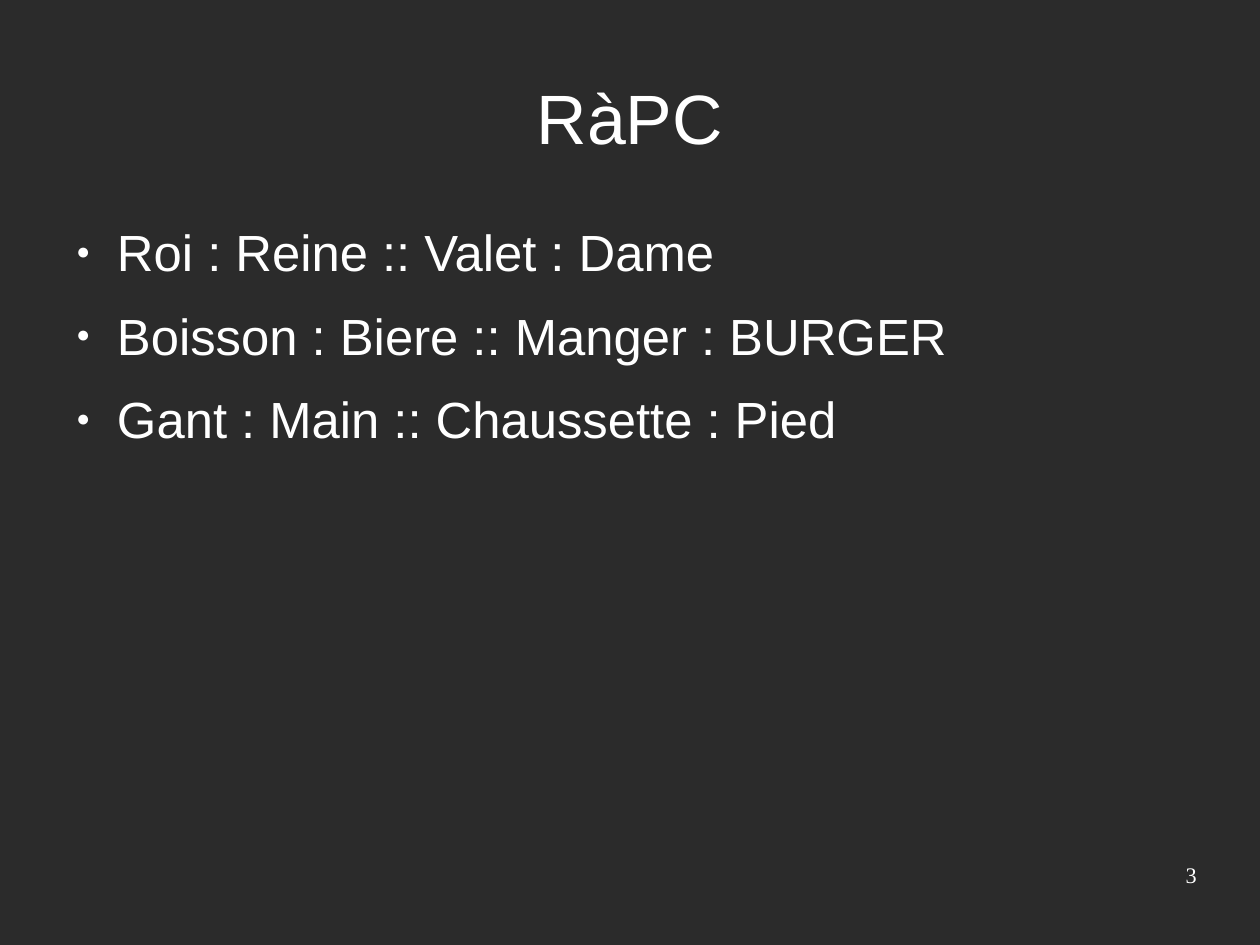
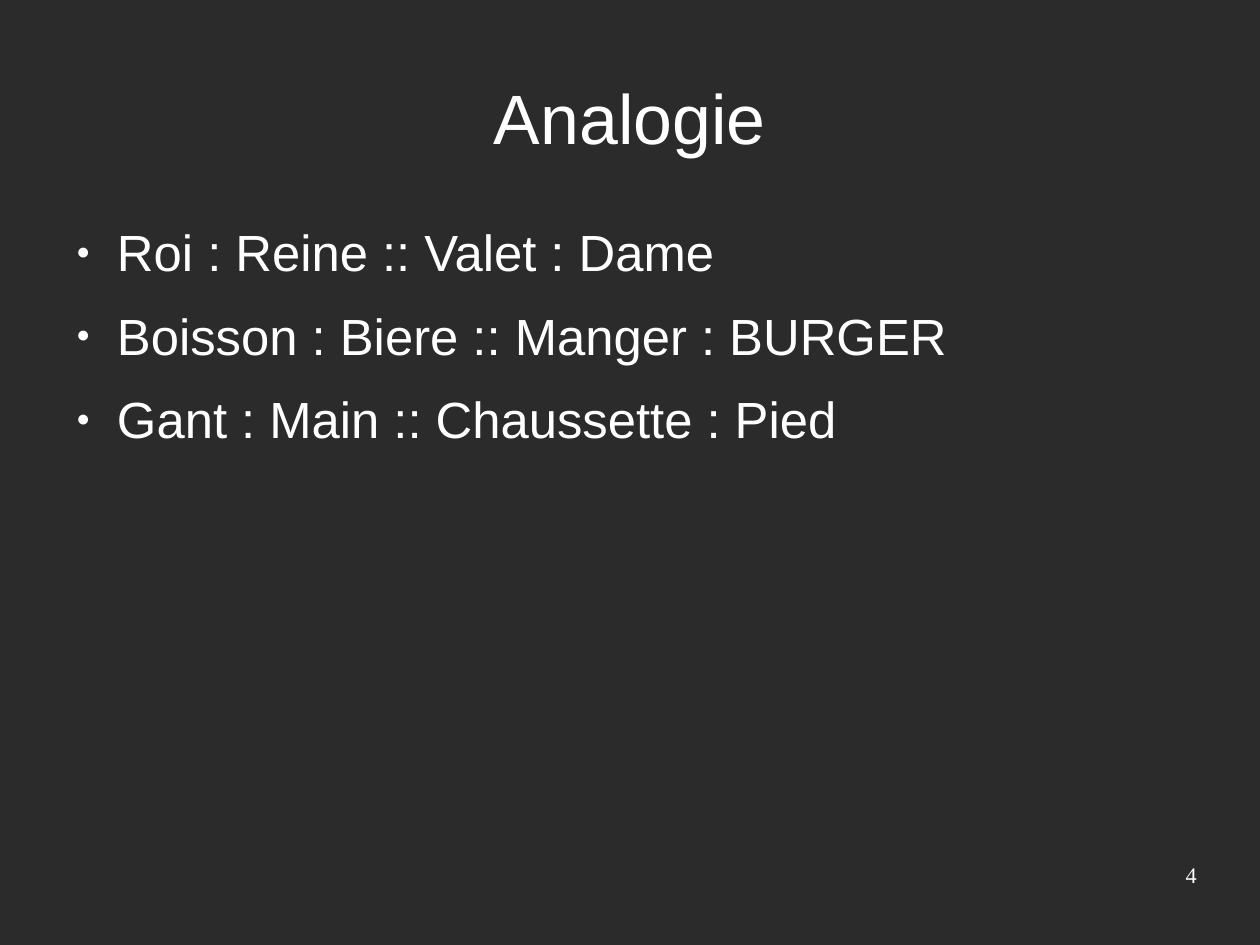
Before and after one commit to Sle3pingForest/StageL3, a slide deck: slide 4 of RapportAndre/pres.odp (slide 3 before the commit). Drawn at 1260x945 pixels with LibreOffice and Linux fonts; fonts in the diff are those of the drawing; background and template pictures are left out; a plain dark background stands for a picture behind light text. Boxes give left, top, right and bottom in pixels: in the first picture for what was removed or moved away, otherwise in the second. Text is boxed around its words. In the diff, an @@ line names an element or a change of style, - is before the commit and + after.

```diff
--- a/RapportAndre/pres.odp
+++ b/RapportAndre/pres.odp
@@ title at box(494, 93, 766, 157): text changed @@
-RàPC
+Analogie
@@ page number at box(1186, 868, 1197, 883): text changed @@
-3
+4
```
Also in this commit, not shown: 1 slide added.
